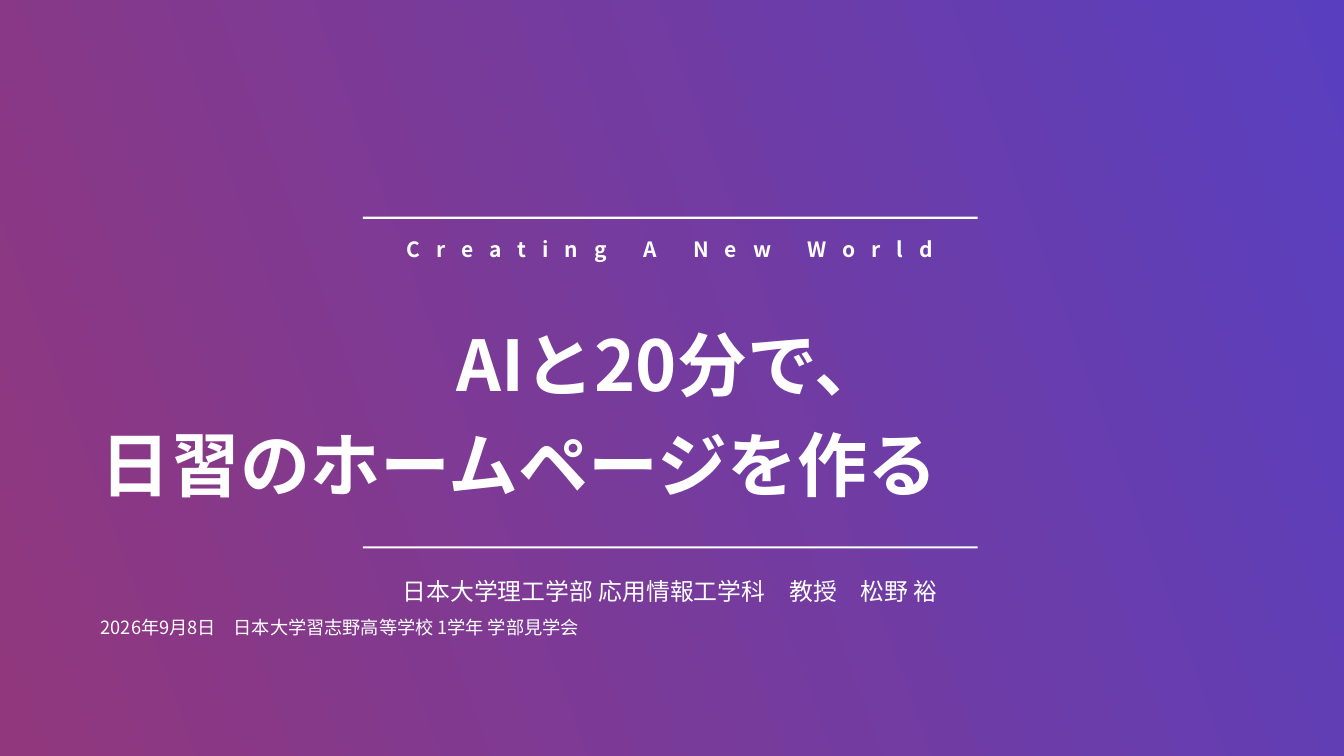
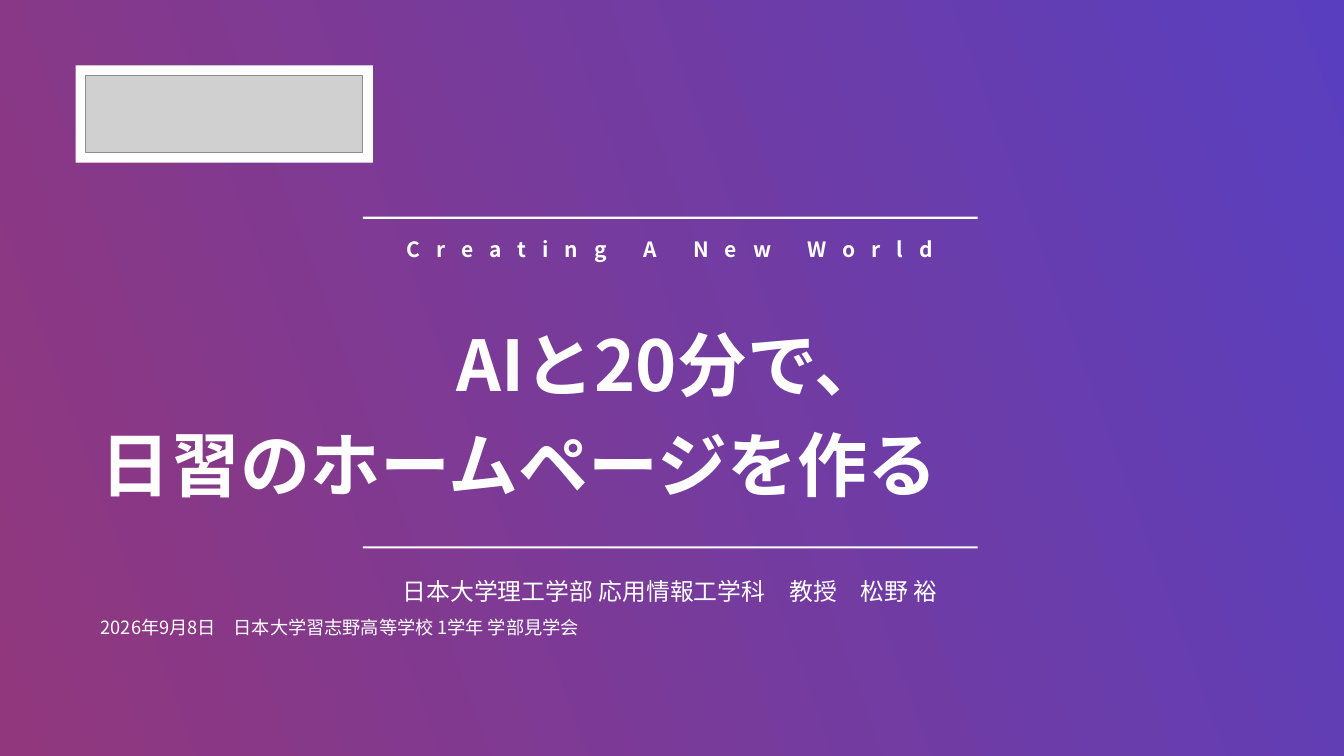
Before and after one commit to yutakaJssst/narashino-visit-1, a slide deck: slide 1 of slides/nichinara20260908.pptx. Drawn at 1344x756 pixels with LibreOffice and Linux fonts; fonts in the diff are those of the drawing; grey boxes stand for pictures. Boxes give left, top, right and bottom in pixels: in the first picture for what was removed or moved away, otherwise in the second. Text is boxed around its words. In the diff, an @@ line names an element or a change of style, - is before the commit and + after.

```diff
--- a/slides/nichinara20260908.pptx
+++ b/slides/nichinara20260908.pptx
@@ rectangle added at bbox=[76, 66, 373, 162], fill #FFFFFF @@
@@ picture added at bbox=[86, 76, 363, 152] @@
```
Also in this commit, not shown: 16 other slides changed, 4 other files.
